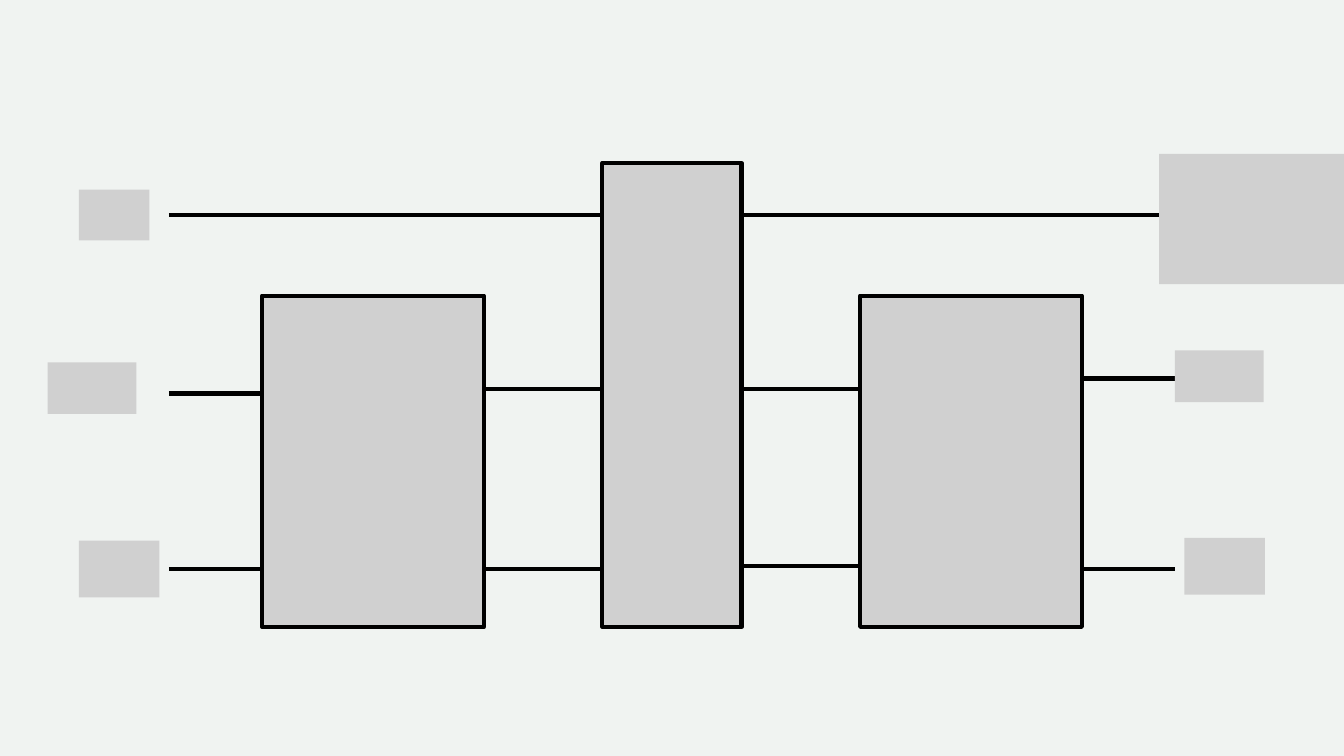
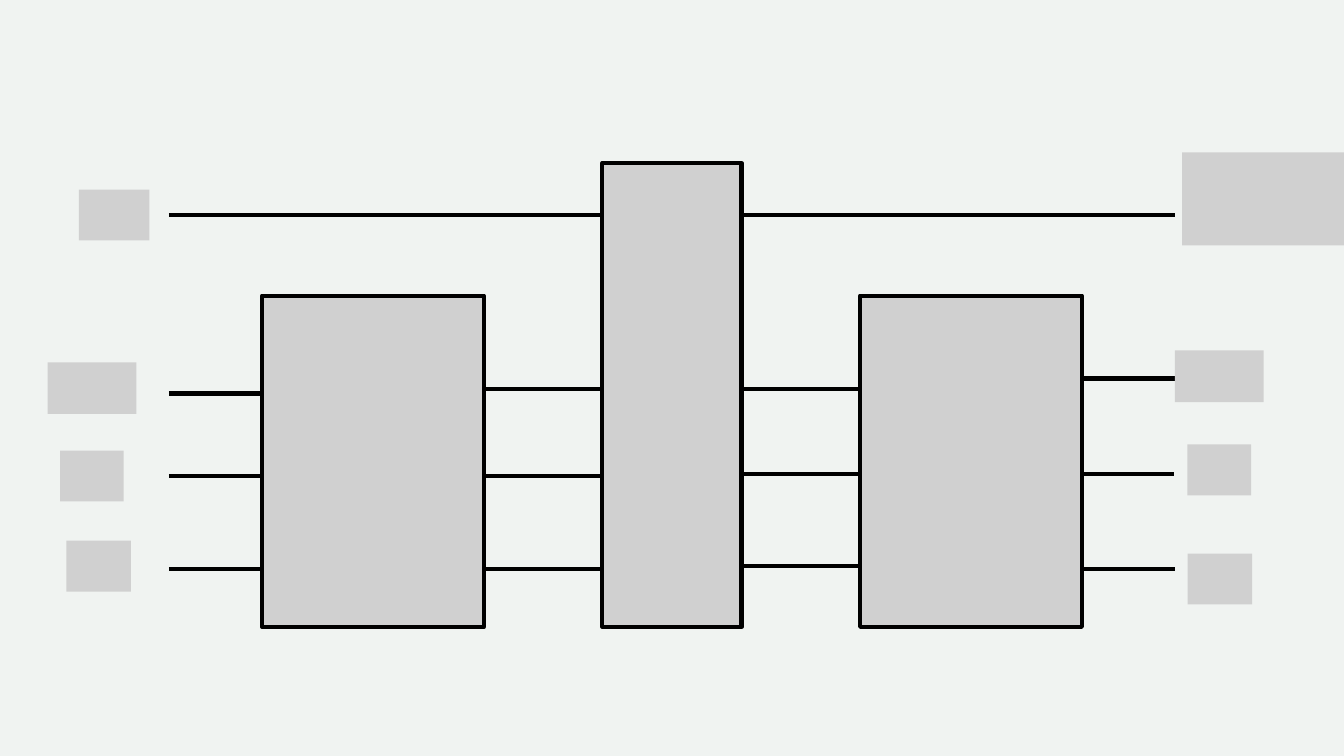
Before and after one commit to Nihar-Shah2001/Quantum_Computing_Notes, a slide deck: slide 1 of Notes/HHL.pptx. Drawn at 1344x756 pixels with LibreOffice and Linux fonts; fonts in the diff are those of the drawing; grey boxes stand for pictures. Boxes give left, top, right and bottom in pixels: in the first picture for what was removed or moved away, otherwise in the second. Text is boxed around its words. In the diff, an @@ line names an element or a change of style, - is before the commit and + after.

```diff
--- a/Notes/HHL.pptx
+++ b/Notes/HHL.pptx
@@ picture: place and size @@
-picture at <box>1159,154,1344,284</box>
+picture at <box>1183,152,1344,245</box>
@@ group added at <box>60,445,1251,501</box>: 4 lines, 2 pictures @@
@@ picture: place and size @@
-picture at <box>79,540,159,597</box>
+picture at <box>67,540,131,591</box>
@@ picture: place and size @@
-picture at <box>1185,538,1265,595</box>
+picture at <box>1188,554,1252,604</box>
```
Also in this commit, not shown: 3 other files.
